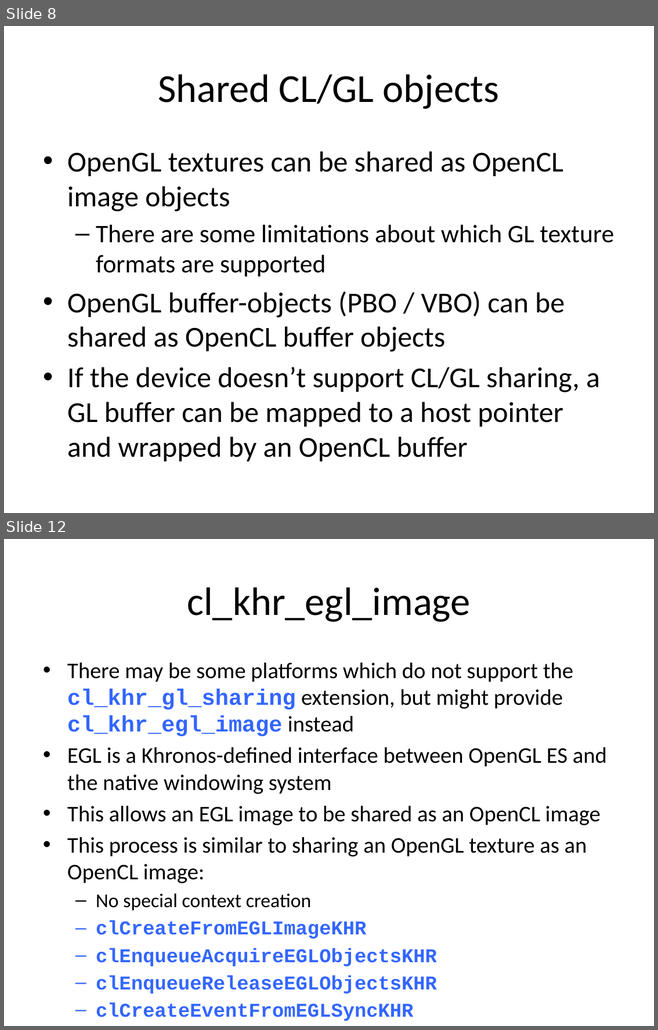
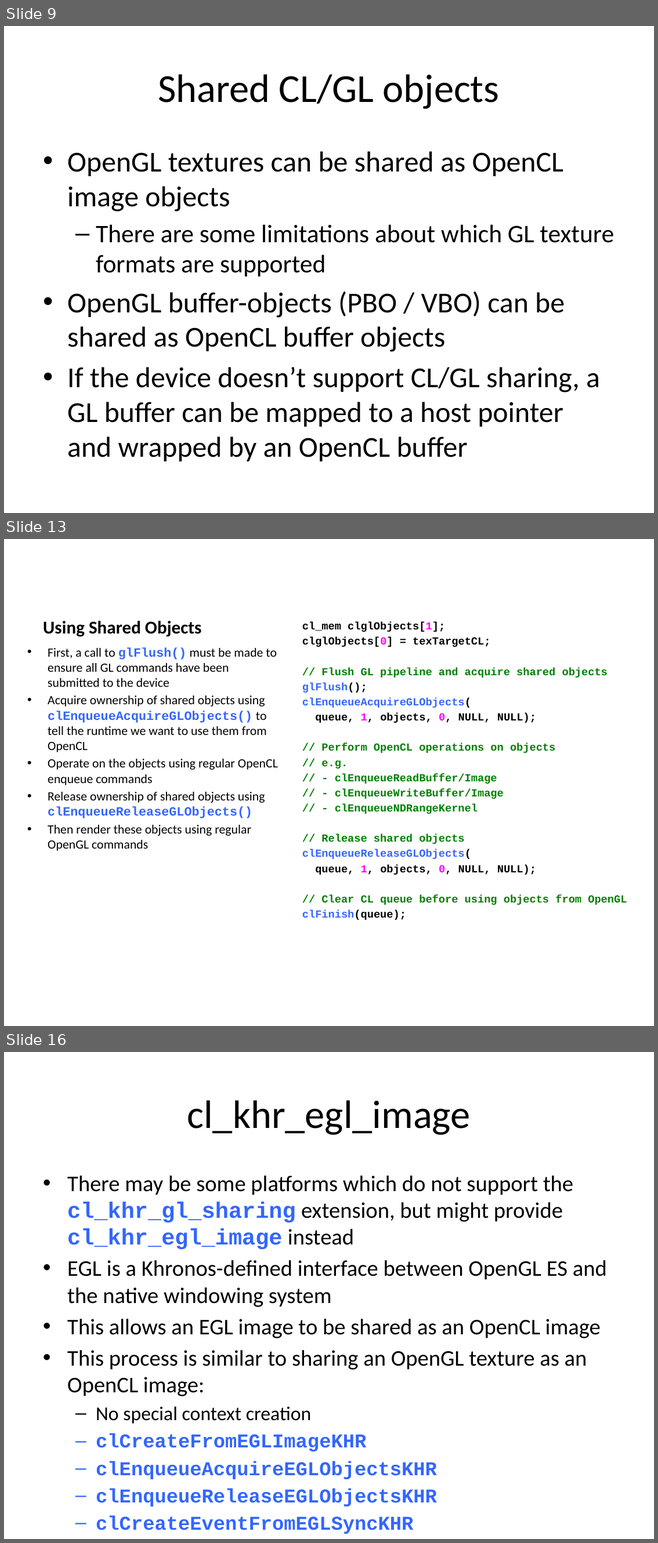
Before and after one commit to UoB-HPC/opencl-training-slides, a slide deck: advanced_part4.pptx. Shown one above the other, each under a label of ours: slides 8 and 12 before the commit, slides 9, 13 and 16 after it; the slides between them are not shown. The pictures are 658x1030 and 658x1543 pixels, drawn with LibreOffice and Linux fonts; fonts in the diff are those of the drawing. Boxes give left, top, right and bottom in pixels: in the first picture for what was removed or moved away, otherwise in the second. Text is boxed around its words. In the diff, an @@ line names an element or a change of style, - is before the commit and + after.

```diff
--- a/advanced_part4.pptx
+++ b/advanced_part4.pptx
@@ slide 13 added at [4, 539, 654, 1026], background #FFFFFF @@
@@ title added at [43, 621, 202, 637], 20 pt, text #000000, bold @@
+Using Shared Objects
@@ text added at [302, 622, 626, 920], 12 pt, text #008000, bold @@
+cl_mem clglObjects[1];
+clglObjects[0] = texTargetCL;
+// Flush GL pipeline and acquire shared objects
+glFlush();
+clEnqueueAcquireGLObjects(
+queue, 1, objects, 0, NULL, NULL);
+// Perform OpenCL operations on objects
+// e.g.
+// - clEnqueueReadBuffer/Image
+// - clEnqueueWriteBuffer/Image
+// - clEnqueueNDRangeKernel
+// Release shared objects
+clEnqueueReleaseGLObjects(
+queue, 1, objects, 0, NULL, NULL);
+// Clear CL queue before using objects from OpenGL
+clFinish(queue);
@@ text added at [48, 647, 278, 851], 14 pt, text #000000 @@
+• First, a call to glFlush() must be made to ensure all GL commands have been submitted to the device
+• Acquire ownership of shared objects using clEnqueueAcquireGLObjects() to tell the runtime we want to use them from OpenCL
+• Operate on the objects using regular OpenCL enqueue commands
+• Release ownership of shared objects using clEnqueueReleaseGLObjects()
+• Then render these objects using regular OpenGL commands
@@ what was slide 8 is now slide 9 @@
@@ what was slide 12 is now slide 16 @@
```
Also in this commit, not shown: 4 slides changed, 3 other slides added.
